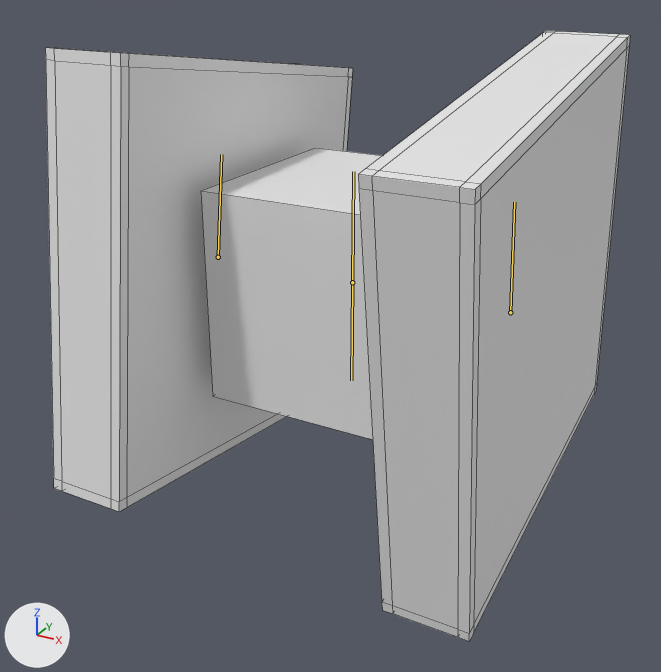
The FBX model Assets/Models/CubesAnimated/Sandwich_Cube_02.fbx, before and after one commit.
Rendered twice from a 50 mm lens placed at (0.967, -1.871, 0.781), pointed at (-0.023, -0.072, -0.119). The lights are fixed; the arrows at lower left show +X, +Y and +Z. Both versions are drawn at frame 57 of the action 'Sandwich_Cube_02_01'; the numbers are the values there. The bones that bend it are drawn over the model as lines. Mesh edges are drawn as thin lines.

Objects in the first picture: 'Sandwich_Cube_02'.
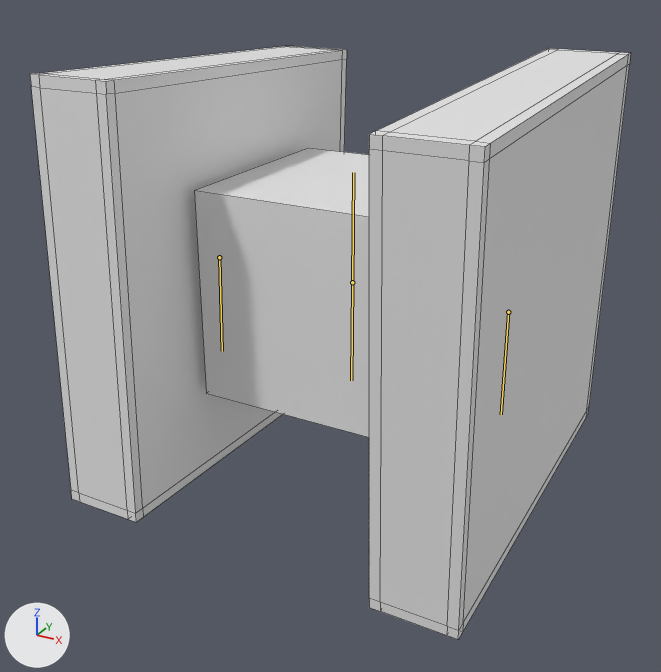
Where the change shows, as pixel boxes (x1, y1, x2, y2) in the pictures (661 x 672 px):
'Sandwich_Cube_02', posed: before (45, 31, 630, 641); after (30, 46, 631, 639)
bone 'Bone.001', root to tip: before (352, 282) to (353, 171); after (352, 282) to (353, 172)
bone 'Bone.002', root to tip: before (218, 257) to (221, 154); after (219, 257) to (222, 351)
bone 'Bone.003', root to tip: before (510, 312) to (514, 202); after (508, 312) to (501, 414)

What the commit changed:
Bone 'Bone' (bone_bone) is rescaled from (1.0, 1.0, 1.0) to (1.0, 1.0, 0.99).
Bone 'Bone.001' (bone_bone_001) is rescaled from (1.0, 1.03, 1.03) to (1.09, 1.02, 1.02).
Bone 'Bone.002' (bone_bone_002) turns from (-8, 0, 0) to (178, 0, 0) degrees about its own x, y and z.
Bone 'Bone.002' (bone_bone_002) is rescaled from (1.0, 1.0, 1.0) to (1.01, 1.0, 1.0).
Bone 'Bone.003' (bone_bone_003) turns from (8, 0, 0) to (-178, 0, 0) degrees about its own x, y and z.
Bone 'Bone.003' (bone_bone_003) is rescaled from (1.0, 1.0, 1.0) to (1.01, 1.0, 1.0).
